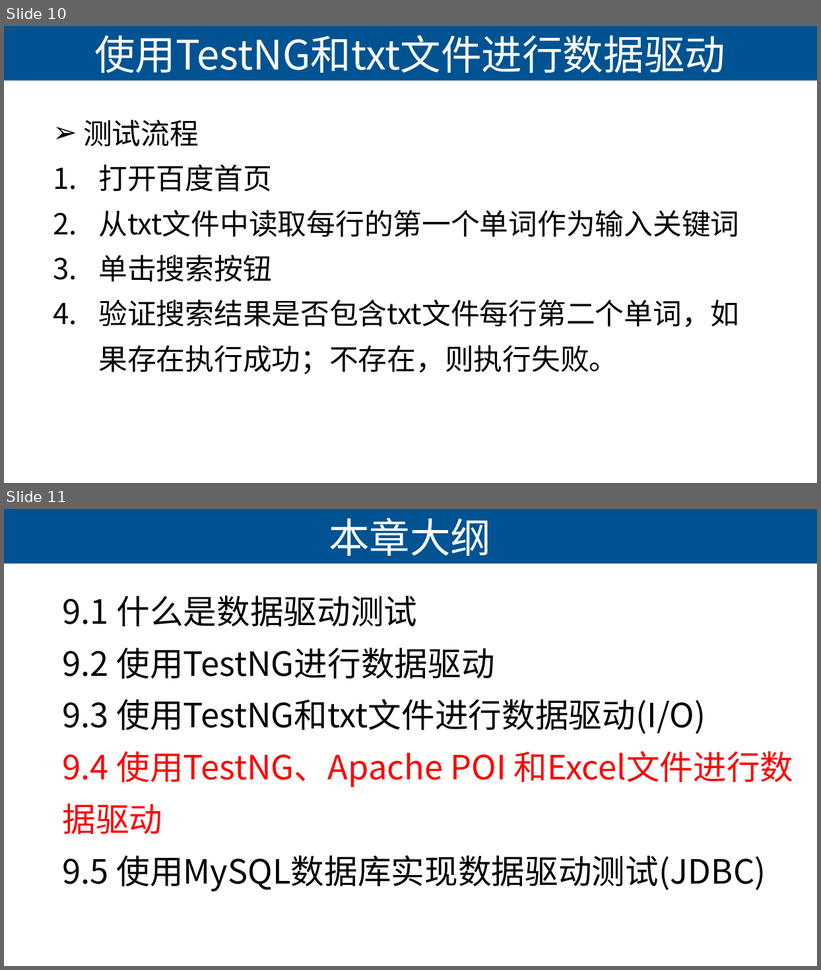
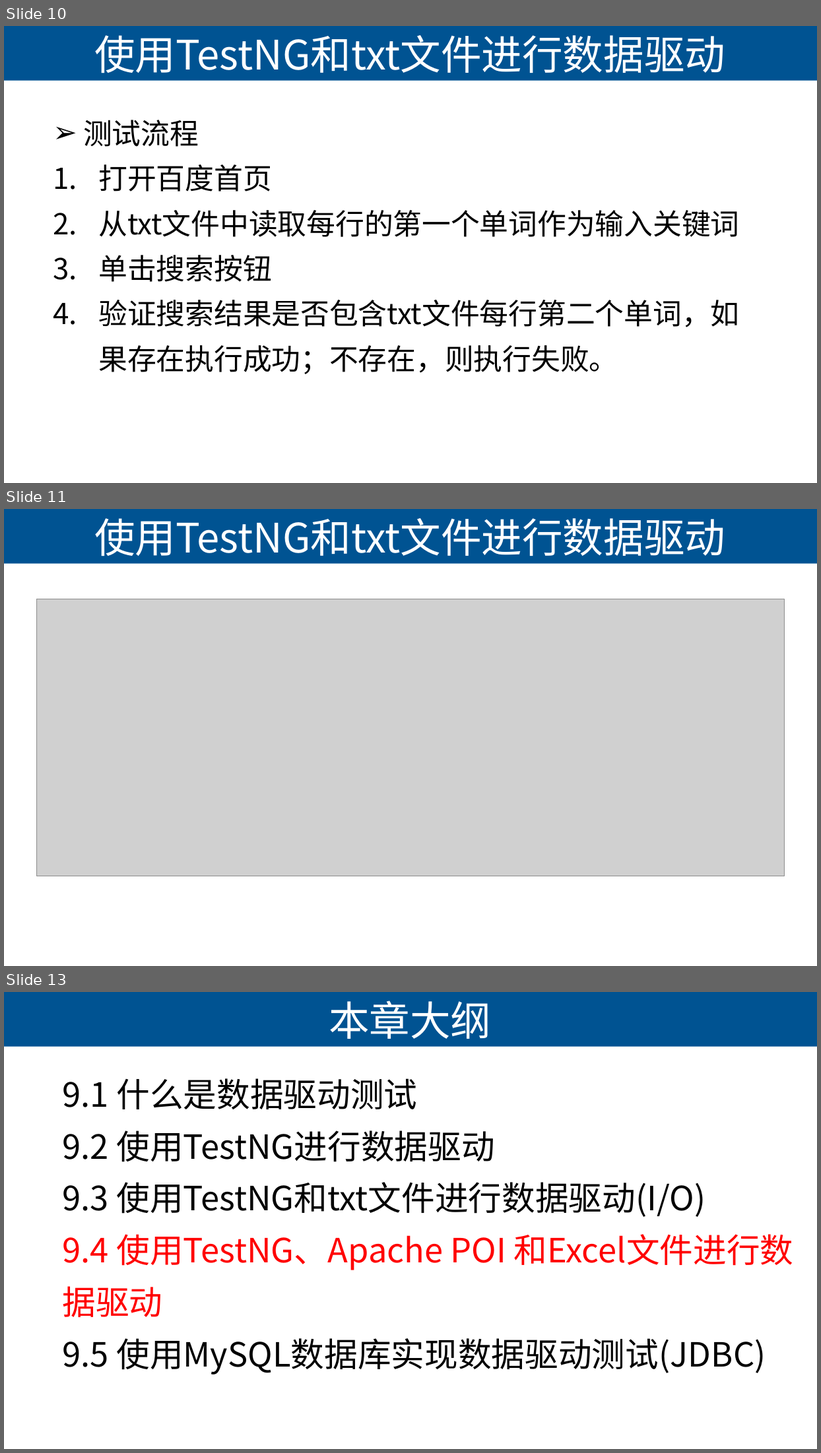
Before and after one commit to lihuanzhen2016/Selenium2019, a slide deck: PPT/09 数据驱动测试.pptx. Shown one above the other, each under a label of ours: slides 10 and 11 before the commit, slides 10, 11 and 13 after it; the slides between them are not shown. The pictures are 821x970 and 821x1453 pixels, drawn with LibreOffice and Linux fonts; fonts in the diff are those of the drawing; grey boxes stand for pictures. Boxes give left, top, right and bottom in pixels: in the first picture for what was removed or moved away, otherwise in the second. Text is boxed around its words. In the diff, an @@ line names an element or a change of style, - is before the commit and + after.

```diff
--- a/PPT/09 数据驱动测试.pptx
+++ b/PPT/09 数据驱动测试.pptx
@@ slide 11 added at (x1=4, y1=509, x2=817, y2=966), background #CCE8CF; not listed: 1 template element that a slide beside it also shows @@
@@ title added at (x1=94, y1=518, x2=725, y2=557), 36 pt, text #CCE8CF @@
+使用TestNG和txt文件进行数据驱动
@@ picture added at (x1=36, y1=599, x2=785, y2=877) @@
@@ what was slide 11 is now slide 13 @@
```
Also in this commit, not shown: 1 slide changed, 6 other slides added, 9 other files.
